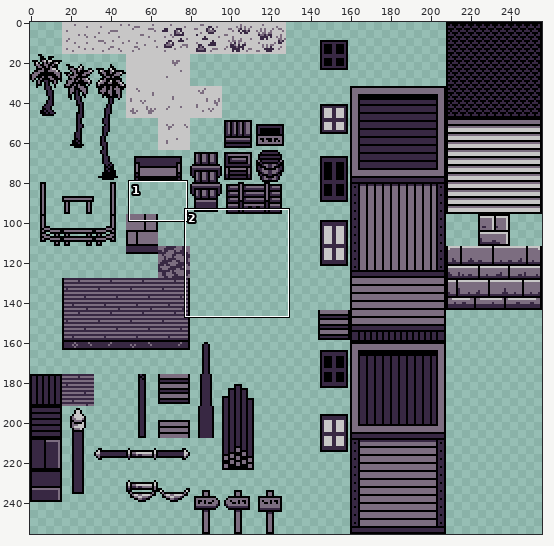
Pixel-art file -- Art/Tilesets/First Stage/Beach.aseprite. The first picture is a wide view before the edit; the outline marks the close-up.
Close-up. Old version:
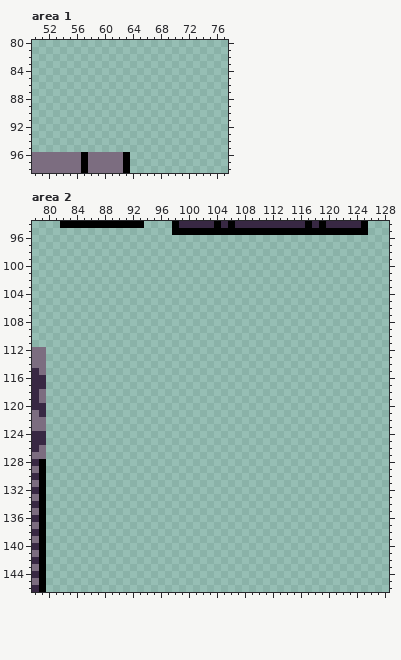
256x256 pixels, 1 frame. Shown: area 1: x 50..77, y 80..98; area 2: x 78..128, y 94..146.
After:
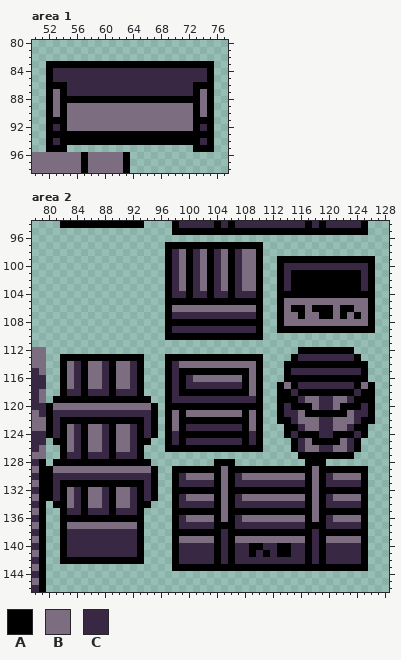
Palette (. is transparent): A #000000  B #7c6d80  C #382843
Change:
--- area 1
@@ x 50..77 @@
 82 ............................
-83 ............................
-84 ............................
-85 ............................
-86 ............................
-87 ............................
-88 ............................
-89 ............................
-90 ............................
-91 ............................
-92 ............................
-93 ............................
-94 ............................
-95 ............................
+83 ..AAAAAAAAAAAAAAAAAAAAAAAA..
+84 ..ACCCCCCCCCCCCCCCCCCCCCCA..
+85 ..ACCCCCCCCCCCCCCCCCCCCCCA..
+86 ..AAACCCCCCCCCCCCCCCCCCAAA..
+87 ..ABACCCCCCCCCCCCCCCCCCABA..
+88 ..ABAAAAAAAAAAAAAAAAAAAABA..
+89 ..ABABBBBBBBBBBBBBBBBBBABA..
+90 ..ABABBBBBBBBBBBBBBBBBBABA..
+91 ..AAABBBBBBBBBBBBBBBBBBAAA..
+92 ..ACABBBBBBBBBBBBBBBBBBACA..
+93 ..AAAAAAAAAAAAAAAAAAAAAAAA..
+94 ..ACAAAAAAAAAAAAAAAAAAAACA..
+95 ..AAA..................AAA..
 96 BBBBBBBABBBBBA..............
--- area 2
@@ x 78..128 @@
  96 ...................................................
- 97 ...................................................
- 98 ...................................................
- 99 ...................................................
-100 ...................................................
-101 ...................................................
-102 ...................................................
-103 ...................................................
-104 ...................................................
-105 ...................................................
-106 ...................................................
-107 ...................................................
-108 ...................................................
-109 ...................................................
-110 ...................................................
+ 97 ...................AAAAAAAAAAAAAA..................
+ 98 ...................ACBACBACBACBBA..................
+ 99 ...................ACBACBACBACBBA..AAAAAAAAAAAAAA..
+100 ...................ACBACBACBACBBA..ACCCCCCCCCCCCA..
+101 ...................ACBACBACBACBBA..ACAAAAAAAAAACA..
+102 ...................ACBACBACBACBBA..ACAAAAAAAAAACA..
+103 ...................ACBACBACBACBBA..ACAAAAAAAAAACA..
+104 ...................ACCACCACCACCCA..AAAAAAAAAAAAAA..
+105 ...................AAAAAAAAAAAAAA..ABBBBBBBBBBBBA..
+106 ...................ABBBBBBBBBBBBA..ABAABAAABAABBA..
+107 ...................ACCCCCCCCCCCCA..ABBABBAABABABA..
+108 ...................AAAAAAAAAAAAAA..ABBBBBBBBBBBBA..
+109 ...................ACCCCCCCCCCCCA..AAAAAAAAAAAAAA..
+110 ...................AAAAAAAAAAAAAA..................
 111 ...................................................
-112 BB.................................................
-113 BB.................................................
-114 BB.................................................
-115 CB.................................................
-116 CC.................................................
-117 CC.................................................
-118 CB.................................................
-119 CB.................................................
-120 CC.................................................
-121 BC.................................................
-122 BB.................................................
-123 BB.................................................
-124 CC.................................................
-125 CC.................................................
-126 CB.................................................
-127 BB.................................................
-128 CA.................................................
-129 BA.................................................
-130 CA.................................................
-131 BA.................................................
-132 CA.................................................
-133 BA.................................................
-134 CA.................................................
-135 BA.................................................
-136 CA.................................................
-137 BA.................................................
-138 CA.................................................
-139 BA.................................................
-140 CA.................................................
-141 BA.................................................
-142 CA.................................................
-143 BA.................................................
+112 BB....................................AAAAAAAA.....
+113 BB..AAAAAAAAAAAA...AAAAAAAAAAAAAA....ACCCCCCCCA....
+114 BB..ABCABBCABBCA...ACBBBBBBBBBBBA...AAAAAAAAAAAA...
+115 CB..ABCABBCABBCA...ACAAAAAAAAAABA...ACCCCCCCCCCA...
+116 CC..ABCABBCABBCA...ACACBBBBBBBABA...AAAAAAAAAAAA...
+117 CC..ABCABBCABBCA...ACACCCCCCCCABA..ABACCCCCCCCABA..
+118 CB..ACCACCCACCCA...ACAAAAAAAAAABA..AACAAAAAAAACAA..
+119 CB.AAAAAAAAAAAAAA..ACCCCCCCCCCCCA..AAACBBCCBBCAAA..
+120 CCABBBBBBBBBBBBBBA.AAAAAAAAAAAAAA..ACAAABCCBAAACA..
+121 BCACCCCCCCCCCCCCCA.ABABBBBBBBBABA..ACCBAAAAAABCCA..
+122 BBACAAAAAAAAAAAACA.ABAAAAAAAAAABA..AACBBBCCBBBCAA..
+123 BBACABCABBCABBCACA.ABACCCCCCCCABA...AACBBCCBBCAA...
+124 CCACABCABBCABBCACA.ACAAAAAAAAAACA...ACAAACCAAACA...
+125 CC.AABCABBCABBCAA..ACACCCCCCCCACA....ACBAAAABCA....
+126 CB..ABCABBCABBCA...AAAAAAAAAAAAAA....ACBBCCBBCA....
+127 BB..ACCACCCACCCA......................AAAAAAAA.....
+128 CA.AAAAAAAAAAAAAA.........AAA..........AAA.........
+129 BAABBBBBBBBBBBBBBA..AAAAAAABAAAAAAAAAAAABAAAAAAA...
+130 CAACCCCCCCCCCCCCCA..ACBBBBABACBBBBBBBBBABACBBBBA...
+131 BAACAAAAAAAAAAAACA..ACCCCCABACCCCCCCCCCABACCCCCA...
+132 CAACABCABBCABBCACA..AAAAAAABAAAAAAAAAAAABAAAAAAA...
+133 BAACABCABBCABBCACA..ACBBBBABACBBBBBBBBBABACBBBBA...
+134 CA.AABCABBCABBCAA...ACCCCCABACCCCCCCCCCABACCCCCA...
+135 BA..ACCACCCACCCA....AAAAAAABAAAAAAAAAAAABAAAAAAA...
+136 CA..AAAAAAAAAAAA....ACBBBBABACBBBBBBBBBABACBBBBA...
+137 BA..ABBBBBBBBBBA....ACCCCCAAACCCCCCCCCCAAACCCCCA...
+138 CA..ACCCCCCCCCCA....AAAAAAACAAAAAAAAAAAACAAAAAAA...
+139 BA..ACCCCCCCCCCA....ABBBBBACABBBBBBBBBBACABBBBBA...
+140 CA..ACCCCCCCCCCA....ACCCCCACACCAACCAACCACACCCCCA...
+141 BA..ACCCCCCCCCCA....ACCCCCACACCACACAACCACACCCCCA...
+142 CA..AAAAAAAAAAAA....ACCCCCACACCCCCCCCCCACACCCCCA...
+143 BA..................AAAAAAAAAAAAAAAAAAAAAAAAAAAA...
 144 CA.................................................
Where, in picture pixels (left, top, right, bottom), the same in both close-ups:
added: (46, 61, 214, 152)
added: (46, 242, 375, 571)
